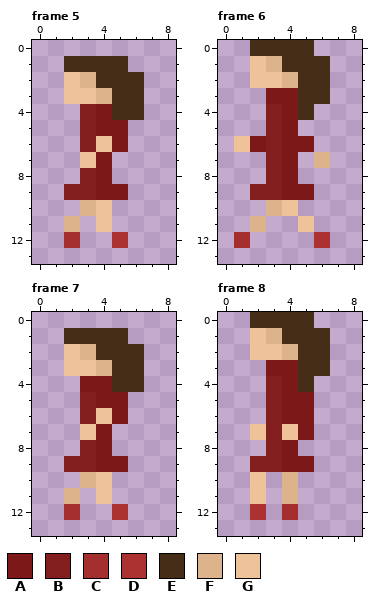
Pixel-art file: Assets/PersonalAssets/NPC/Day4/Woman2DayFourCorrectLeftWalk.aseprite. The first picture shows the starting point.
9x14 pixels, 10 frames. Shown: frame 5, frame 6, frame 7, frame 8. The commit also changed other frames, which this record leaves out.
Palette (. is transparent): A #7c1818  B #831e1e  C #a52e2e  D #ac3232  E #452d17  F #ddb38b  G #eec39a
New version:
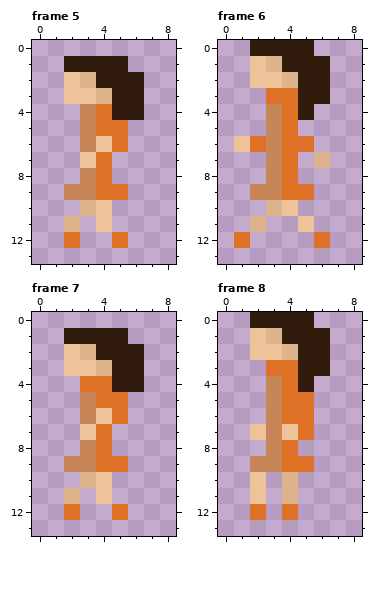
Edits made:
colour A: #7c1818 -> #df7126
colour B: #831e1e -> #c88558
colour E: #452d17 -> #301b0d
Frame 5:
y 12: x 2 C -> A; x 5 D -> A
Frame 6:
y 12: x 1 C -> A; x 6 D -> A
Frame 7: the same change as frame 5
Frame 8:
y 12: x 2 D -> A; x 4 C -> A
Where, in picture pixels (left, top, right, bottom), the same in both pictures:
changed: (64, 56, 144, 248)
changed: (234, 40, 330, 248)
changed: (64, 328, 144, 520)
changed: (250, 312, 330, 520)
